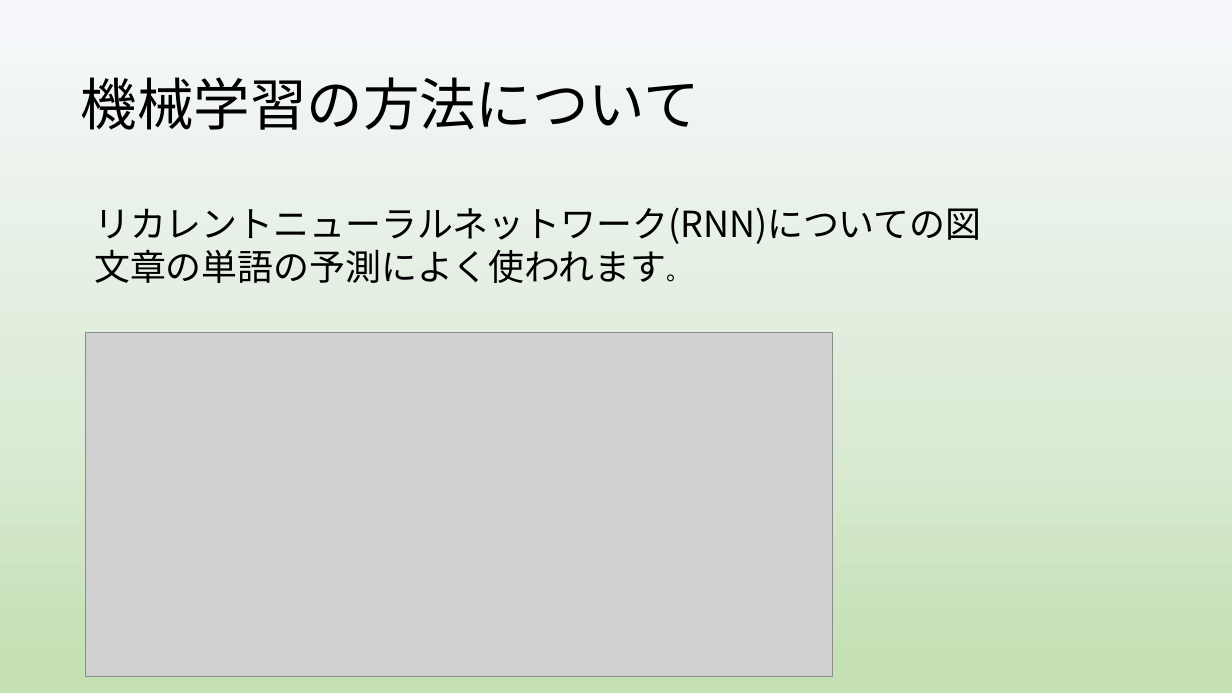
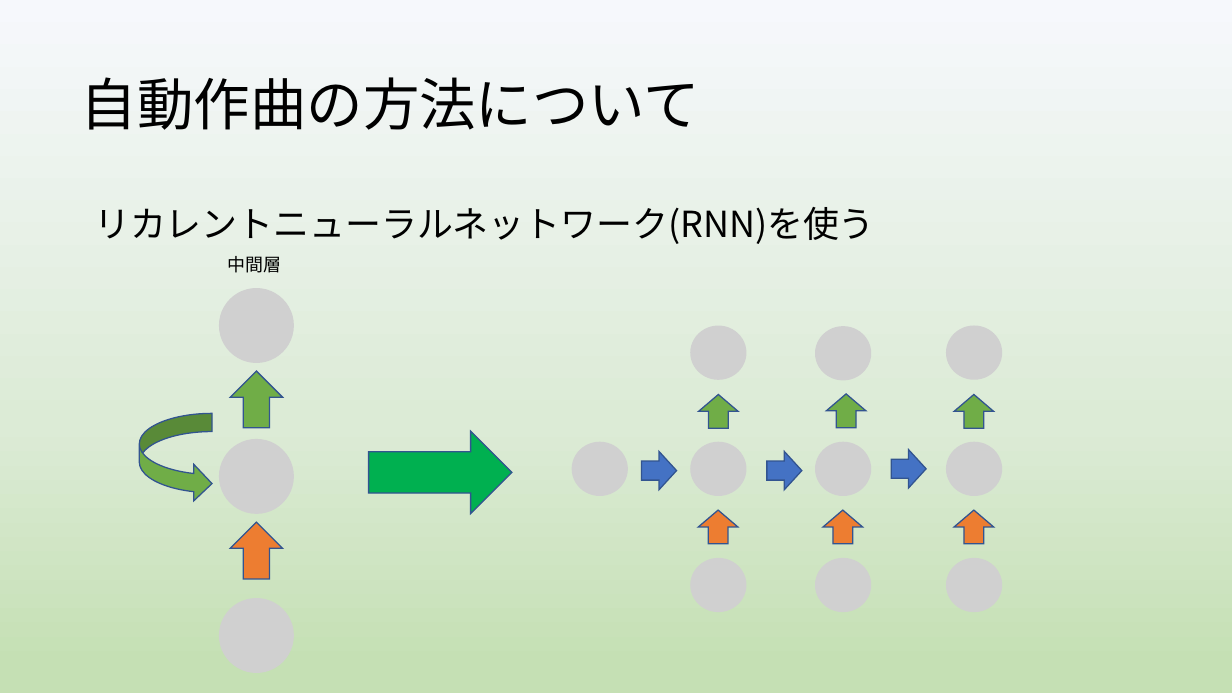
Before and after one commit to yoshitake266/bitComposer_prj, a slide deck: slide 5 of presentation/bit Composer2.pptx. Drawn at 1232x693 pixels with LibreOffice and Linux fonts; fonts in the diff are those of the drawing; grey boxes stand for pictures. Boxes give left, top, right and bottom in pixels: in the first picture for what was removed or moved away, otherwise in the second. Text is boxed around its words. In the diff, an @@ line names an element or a change of style, - is before the commit and + after.

```diff
--- a/presentation/bit Composer2.pptx
+++ b/presentation/bit Composer2.pptx
@@ title at <box>81,77,700,130</box>: text changed @@
-機械学習の方法について
+自動作曲の方法について
@@ text at <box>94,207,875,244</box>: text changed @@
-リカレントニューラルネットワーク(RNN)についての図
-文章の単語の予測によく使われます。
+リカレントニューラルネットワーク(RNN)を使う
@@ group added at <box>140,256,294,673</box>: 3 pictures, 2 right arrows, 1 curved right arrow, 1 text @@
+中間層
@@ picture removed at <box>85,332,833,677</box> @@
@@ right arrow added at <box>826,394,866,428</box>, fill #70AD47, outline #325491 1 pt @@
@@ right arrow added at <box>369,432,512,514</box>, fill #00B050, outline #325491 1 pt @@
@@ right arrow added at <box>767,452,802,490</box>, fill #4472C4, outline #325491 1 pt @@
@@ group added at <box>572,325,1003,613</box>: 10 pictures, 7 right arrows @@
```
Also in this commit, not shown: 6 other slides changed.
